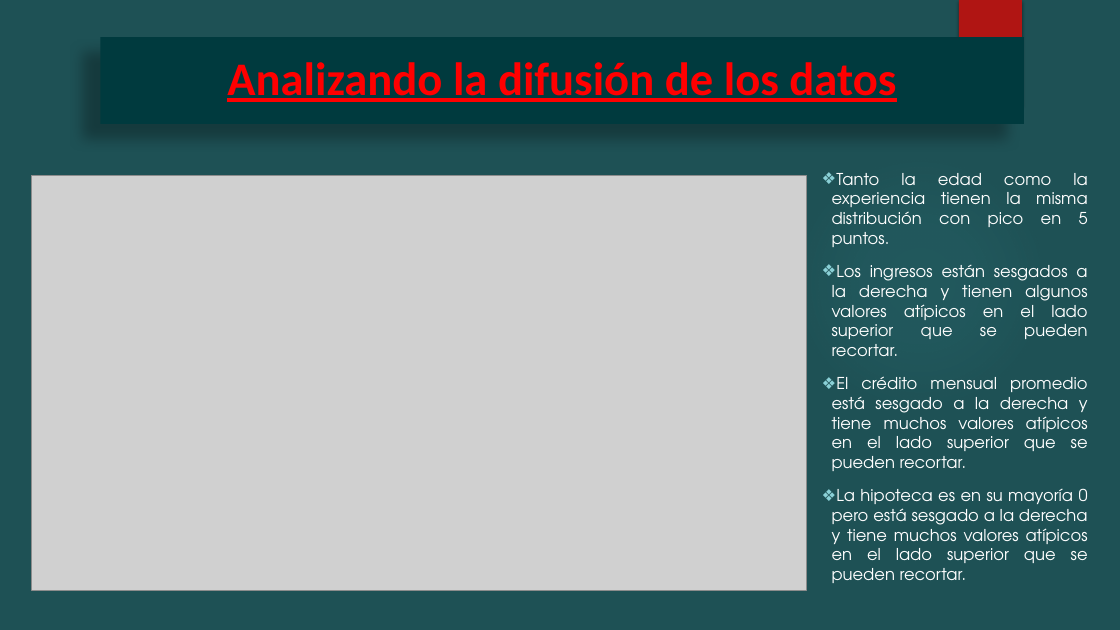
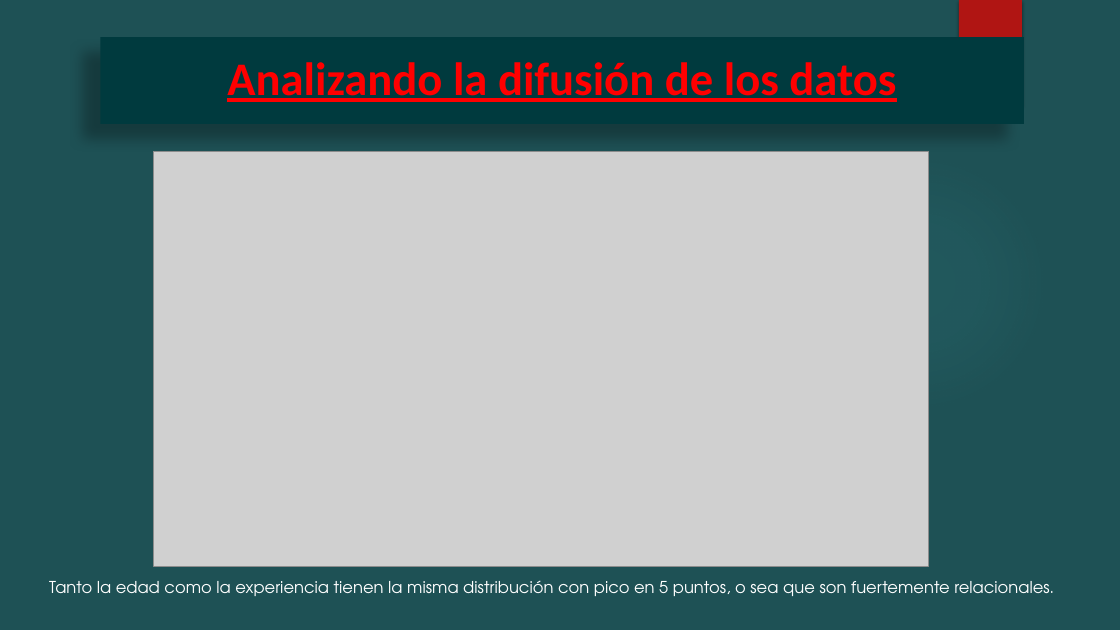
Before and after one commit to Augustobar1991/Proyecto-Coderhouse-Data-Science, a slide deck: slide 11 of Bank/Entrega/Modelado de Prestamos Personales Thera Bank.pptx (slide 10 before the commit). Drawn at 1120x630 pixels with LibreOffice and Linux fonts; fonts in the diff are those of the drawing; grey boxes stand for pictures; background and template pictures are left out. Boxes give left, top, right and bottom in pixels: in the first picture for what was removed or moved away, otherwise in the second. Text is boxed around its words. In the diff, an @@ line names an element or a change of style, - is before the commit and + after.

```diff
--- a/Bank/Entrega/Modelado de Prestamos Personales Thera Bank.pptx
+++ b/Bank/Entrega/Modelado de Prestamos Personales Thera Bank.pptx
@@ picture: place and size @@
-picture at box(32, 176, 807, 590)
+picture at box(154, 152, 929, 566)
@@ text at box(49, 580, 1054, 596): text changed @@
-❖ Tanto la edad como la experiencia tienen la misma distribución con pico en 5 puntos.
-❖ Los ingresos están sesgados a la derecha y tienen algunos valores atípicos en el lado superior que se pueden recortar.
-❖ El crédito mensual promedio está sesgado a la derecha y tiene muchos valores atípicos en el lado superior que se pueden recortar.
-❖ La hipoteca es en su mayoría 0 pero está sesgado a la derecha y tiene muchos valores atípicos en el lado superior que se pueden recortar.
+Tanto la edad como la experiencia tienen la misma distribución con pico en 5 puntos, o sea que son fuertemente relacionales.
```
Also in this commit, not shown: 9 other slides changed, 15 slides added, 2 other files.
